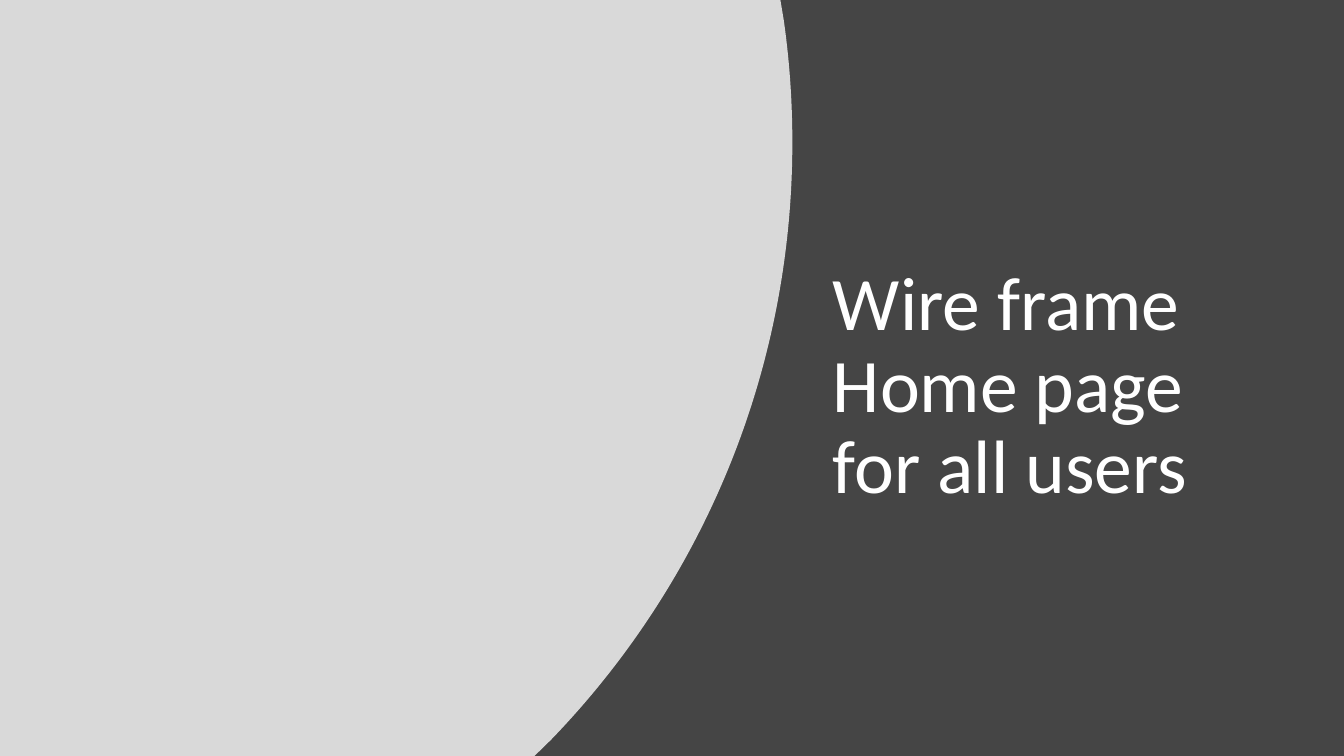
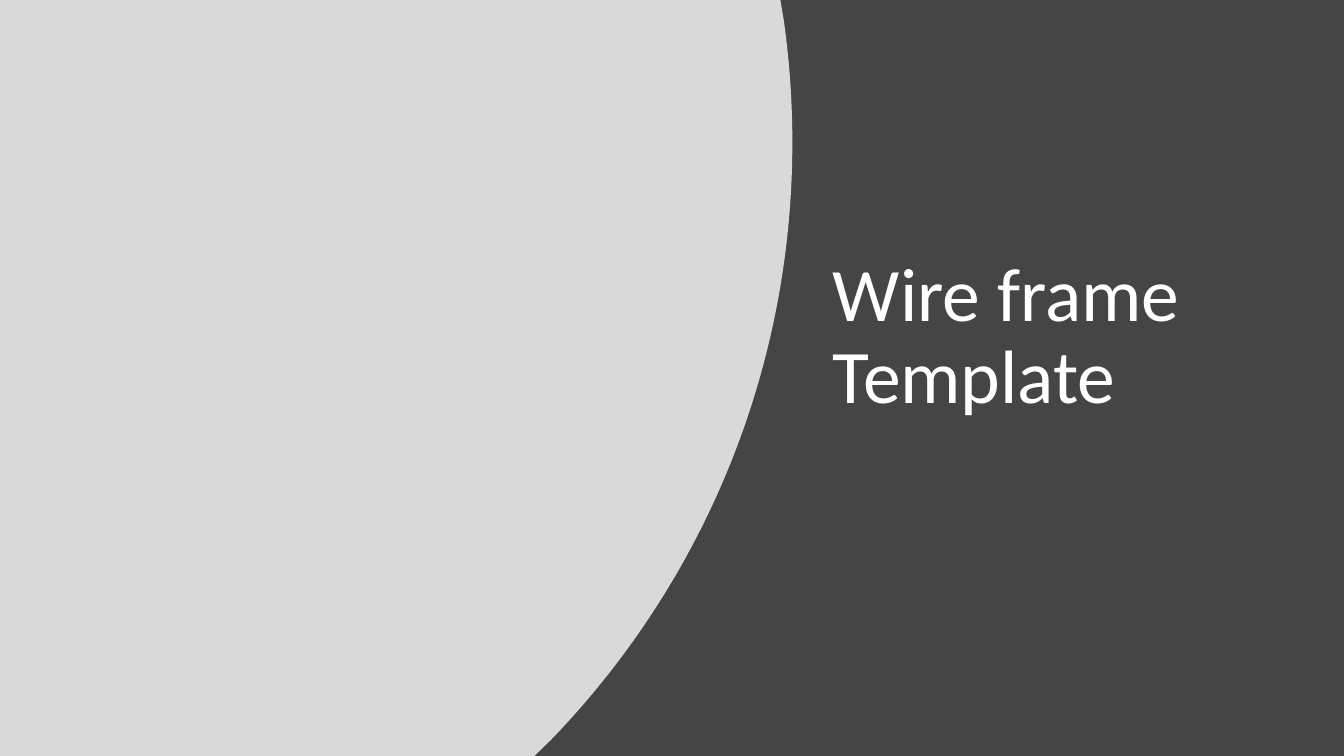
Before and after one commit to jameshutchy/Best-Practice-PHP, a slide deck: slide 7 of BCDE224 - Assessment 2 - James Hutchinson/BCDE244-Assesment 2 - James Hutchinson.pptx (slide 6 before the commit). Drawn at 1344x756 pixels with LibreOffice and Linux fonts; fonts in the diff are those of the drawing. Boxes give left, top, right and bottom in pixels: in the first picture for what was removed or moved away, otherwise in the second. Text is boxed around its words. In the diff, an @@ line names an element or a change of style, - is before the commit and + after.

Commit message:
html css forms templates Ass2

```diff
--- a/BCDE224 - Assessment 2 - James Hutchinson/BCDE244-Assesment 2 - James Hutchinson.pptx
+++ b/BCDE224 - Assessment 2 - James Hutchinson/BCDE244-Assesment 2 - James Hutchinson.pptx
@@ title at bbox=[833, 269, 1179, 415]: text changed @@
-Wire frame
-Home page for all users
+Wire frame Template
```
Also in this commit, not shown: 9 other slides changed, 2 slides added, 11 slides removed, 22 other files.
